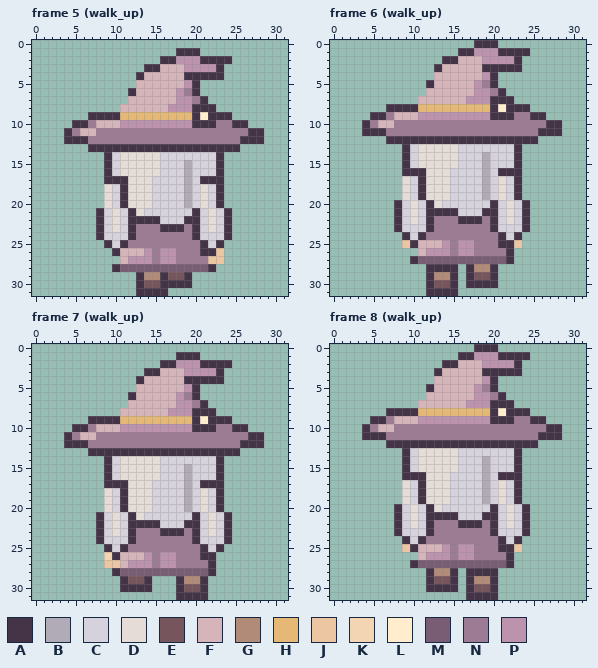
Edited in one commit: pixel-art file (Art/Characters/NPC32/residents/lumi.aseprite). The picture above is the old version.
32x32 pixels, 22 frames. Colours within 5 levels of each other are drawn and written as one. Shown: frame 5 (walk_up), frame 6 (walk_up), frame 7 (walk_up), frame 8 (walk_up). The commit also changed other frames, which this record leaves out.
Palette (. is transparent): A #453447  B #b1abb8  C #d5d2dd  D #e5dcd7  E #76555c  F #d5b5ba  G #b18a78  H #e6b875  J #ecc5a3  K #f3d4b3  L #ffedce  M #795d74  N #9e7b94  P #bc92ad
Once edited:
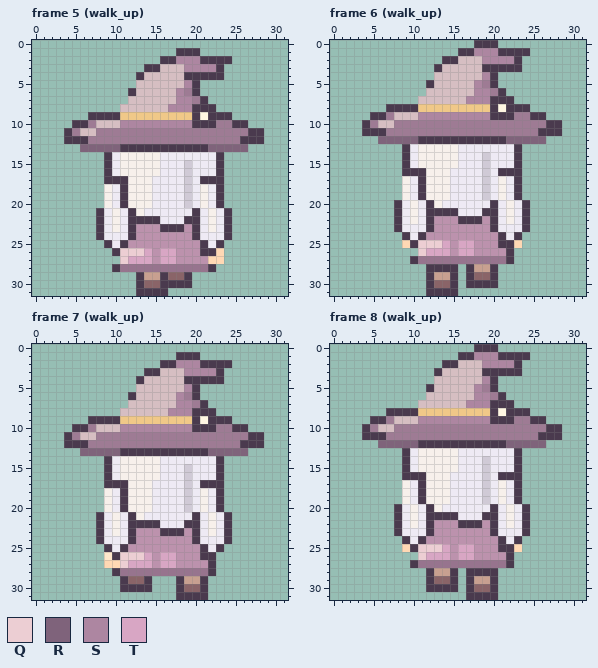
Colours new in this view: Q #ecced3  R #7f637b  S #ad86a1  T #d8a6c4
Diff:
@@ palette @@
-A #453447
+A #4a3a4e
-B #b1abb8
+B #d0cad6
-C #d5d2dd
+C #eeeaf4
-D #e5dcd7
+D #f7f0eb
-E #76555c
+E #8a6468
-F #d5b5ba
+F #d6bec2
-G #b18a78
+G #c8a090
-H #e6b875
+H #f0c888
-J #ecc5a3
+J #ffd8b4
-K #f3d4b3
+K #ffe7cb
-L #ffedce
+L #fff6e2
-M #795d74
+M #97748e
--- frame 5 (walk_up), layers "Headwear", "Clothing"
@@ x 0..31 @@
  1 ..................AAA...........
- 2 ................AAPPPAAAA.......
- 3 ..............AAFFFPPPPA........
+ 2 ................AASSSAAAA.......
+ 3 ..............AAFFFSSSSA........
  4 .............AFFFFFAAAAA........
- 5 .............FFFFFFPA...........
- 6 ............AFFFFFPNA...........
- 7 ............FFFFFFPPNA..........
- 8 ...........FFFFFFPPPAAA.........
+ 5 .............FFFFFFSA...........
+ 6 ............AFFFFFSNA...........
+ 7 ............FFFFFFSSNA..........
+ 8 ...........FFFFFFSSSAAA.........
  9 .......AAAAHHHHHHHHHALAAA.......
-10 .....AANFFFPPPPPPPPPAAANNAA.....
+10 .....AANFFFSSSSSSSSSAAANNAA.....
 11 ....ANFFNNNNNNNNNNNNNNNNNNNAA...
 12 ....AAANNNNNNNNNNNNNNNNNNNAAA...
-13 .......AAAAAAAAAAAAAAAAAAA......
+13 ......RRRRRAAAAAAAAAAARRRRR.....
 14 .........ACDDDDDCCCCCCCA........
@@ x 9..23 @@
 22 CDCAAAACCCAACDC
-23 CDCANNNAAANACDC
-24 CCCANNNNNNNACCC
-25 ACANNNNNNNNNACA
-26 .AFFFPNPPNNNAAJ
-27 ..FPPPNPPNNNNJJ
+23 CDCAPPPAAAPACDC
+24 CCCAPPPPPPPACCC
+25 ACAPPPPPPPPPACA
+26 .AQQQTPTTPPPAAJ
+27 ..QTTTPTTPPPPJJ
 28 .AMMMMMMMMMMMA.
--- frame 6 (walk_up), layers "Headwear", "Clothing"
@@ x 0..31 @@
  0 ..................AAA...........
- 1 ................AAPPPAAAA.......
- 2 ..............AAFFFPPPPA........
+ 1 ................AASSSAAAA.......
+ 2 ..............AAFFFSSSSA........
  3 .............AFFFFFAAAAA........
- 4 .............FFFFFFPA...........
- 5 ............AFFFFFPNA...........
- 6 ............FFFFFFPPNA..........
- 7 ...........FFFFFFPPPAAA.........
+ 4 .............FFFFFFSA...........
+ 5 ............AFFFFFSNA...........
+ 6 ............FFFFFFSSNA..........
+ 7 ...........FFFFFFSSSAAA.........
  8 .......AAAAHHHHHHHHHALAAA.......
- 9 .....AANFFFPPPPPPPPPAAANNAA.....
+ 9 .....AANFFFSSSSSSSSSAAANNAA.....
 10 ....ANFFNNNNNNNNNNNNNNNNNNNAA...
 11 ....AAANNNNNNNNNNNNNNNNNNNAAA...
-12 .......AAAAAAAAAAAAAAAAAAA......
+12 ......RRRRRAAAAAAAAAAARRRRR.....
 13 .........ACDDDDDCCCCCCCA........
@@ x 9..23 @@
 21 CDCAAAACCCAACDC
-22 CDCANNNAAANACDC
-23 CCCANNNNNNNACCC
-24 ACANNNNNNNNNACA
-25 JAFFFPNPPNNNAAJ
-26 ..FPPPNPPNNNNA.
+22 CDCAPPPAAAPACDC
+23 CCCAPPPPPPPACCC
+24 ACAPPPPPPPPPACA
+25 JAQQQTPTTPPPAAJ
+26 ..QTTTPTTPPPPA.
 27 .AMMMMMMMMMMMA.
--- frame 7 (walk_up), layers "Headwear", "Clothing"
@@ x 0..31 @@
  1 ..................AAA...........
- 2 ................AAPPPAAAA.......
- 3 ..............AAFFFPPPPA........
+ 2 ................AASSSAAAA.......
+ 3 ..............AAFFFSSSSA........
  4 .............AFFFFFAAAAA........
- 5 .............FFFFFFPA...........
- 6 ............AFFFFFPNA...........
- 7 ............FFFFFFPPNA..........
- 8 ...........FFFFFFPPPAAA.........
+ 5 .............FFFFFFSA...........
+ 6 ............AFFFFFSNA...........
+ 7 ............FFFFFFSSNA..........
+ 8 ...........FFFFFFSSSAAA.........
  9 .......AAAAHHHHHHHHHALAAA.......
-10 .....AANFFFPPPPPPPPPAAANNAA.....
+10 .....AANFFFSSSSSSSSSAAANNAA.....
 11 ....ANFFNNNNNNNNNNNNNNNNNNNAA...
 12 ....AAANNNNNNNNNNNNNNNNNNNAAA...
-13 .......AAAAAAAAAAAAAAAAAAA......
+13 ......RRRRRAAAAAAAAAAARRRRR.....
 14 .........ACDDDDDCCCCCCCA........
@@ x 9..23 @@
 22 CDCAAAACCCAACDC
-23 CDCANNNAAANACDC
-24 CCCANNNNNNNACCC
-25 ACANNNNNNNNNACA
-26 KAFFFPNPPNNNAA.
-27 JJFPPPNPPNNNNA.
+23 CDCAPPPAAAPACDC
+24 CCCAPPPPPPPACCC
+25 ACAPPPPPPPPPACA
+26 KAQQQTPTTPPPAA.
+27 JJQTTTPTTPPPPA.
 28 .AMMMMMMMMMMMA.
--- frame 8 (walk_up), layers "Headwear", "Clothing": the same change as frame 6 (walk_up)
Boxes around the changes in both pictures, in picture pixels (x1, y1, x2, y2):
changed: (64, 48, 264, 296)
changed: (362, 40, 562, 296)
changed: (64, 352, 264, 600)
changed: (362, 344, 562, 600)
